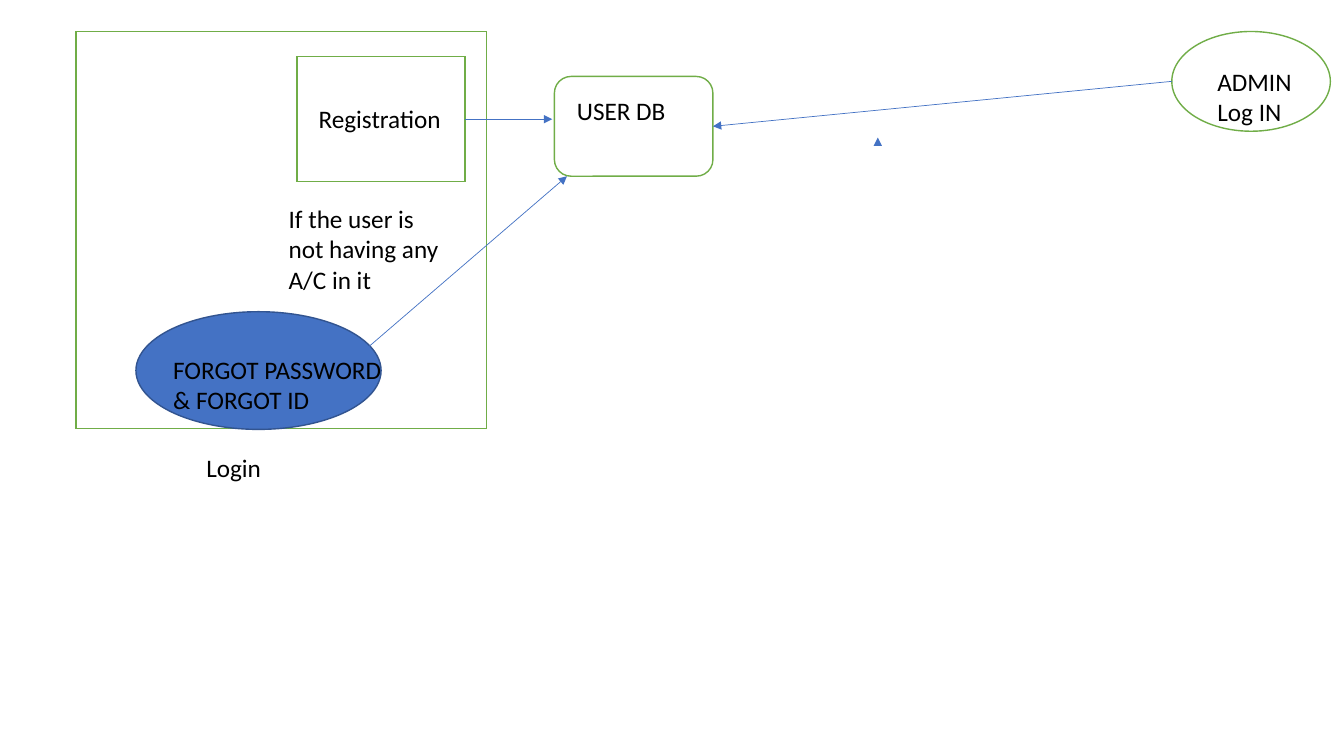
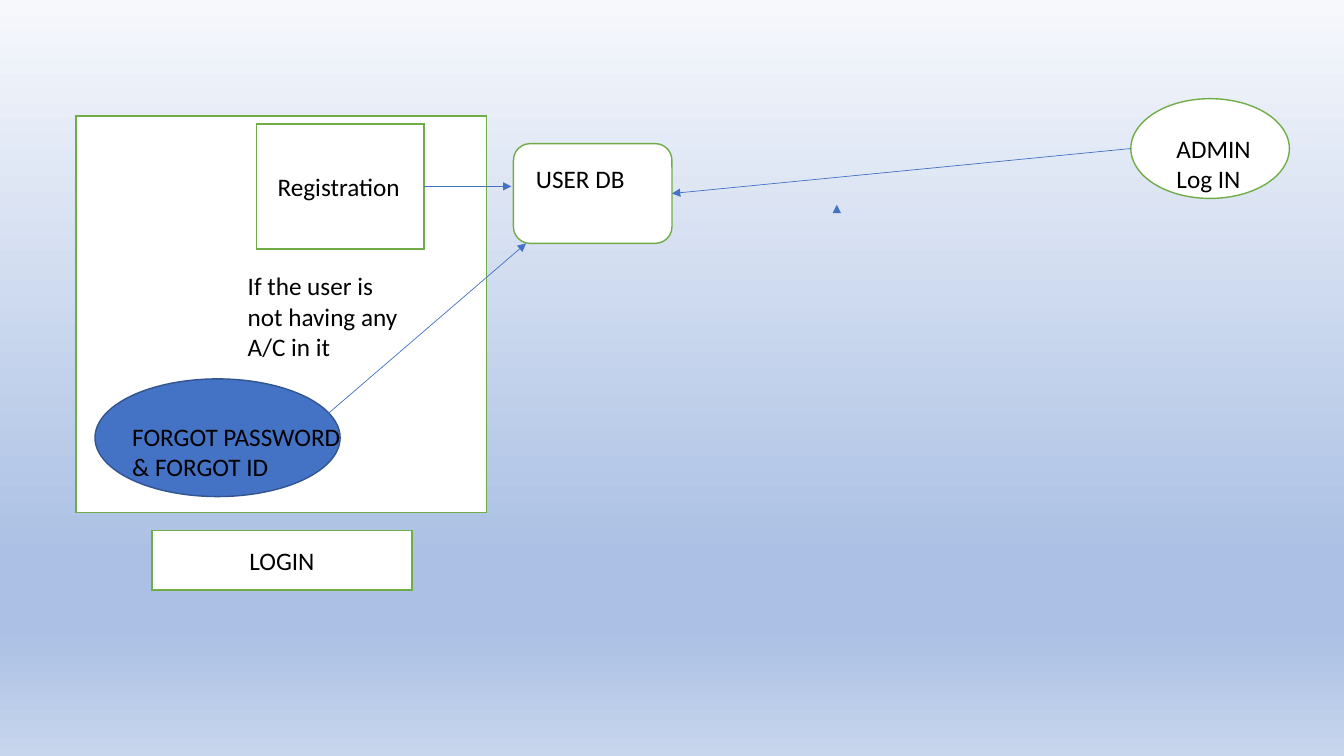
Before and after one commit to revati1628/Tailoring-store, a slide deck: slide 3 of Online Tailoring Store.pptx (slide 2 before the commit). Drawn at 1344x756 pixels with LibreOffice and Linux fonts; fonts in the diff are those of the drawing. Boxes give left, top, right and bottom in pixels: in the first picture for what was removed or moved away, otherwise in the second. Text is boxed around its words. In the diff, an @@ line names an element or a change of style, - is before the commit and + after.

```diff
--- a/Online Tailoring Store.pptx
+++ b/Online Tailoring Store.pptx
@@ background #FFFFFF to gradient #F6F8FC to #ABC0E4 to #C7D5ED @@
@@ rectangle: place and size @@
-rectangle at (77, 31, 487, 429)
+rectangle at (77, 116, 487, 513)
@@ 2 arrows, 1 ellipse, 1 rectangle: place and size @@
-2 arrows, 1 ellipse, 1 rectangle at (297, 31, 1330, 181)
+2 arrows, 1 ellipse, 1 rectangle at (256, 99, 1290, 249)
@@ 5 texts, 2 arrows, 1 rounded rectangle, 1 ellipse: place and size @@
-5 texts, 2 arrows, 1 rounded rectangle, 1 ellipse at (136, 74, 1291, 430)
+5 texts, 2 arrows, 1 rounded rectangle, 1 ellipse at (95, 141, 1250, 497)
@@ rectangle added at (152, 530, 412, 590), fill #FFFFFF, outline #70AD47 1 pt, 18 pt, text #000000 @@
+LOGIN
```
Also in this commit, not shown: 26 other slides changed, 12 slides added, 2 slides removed.
